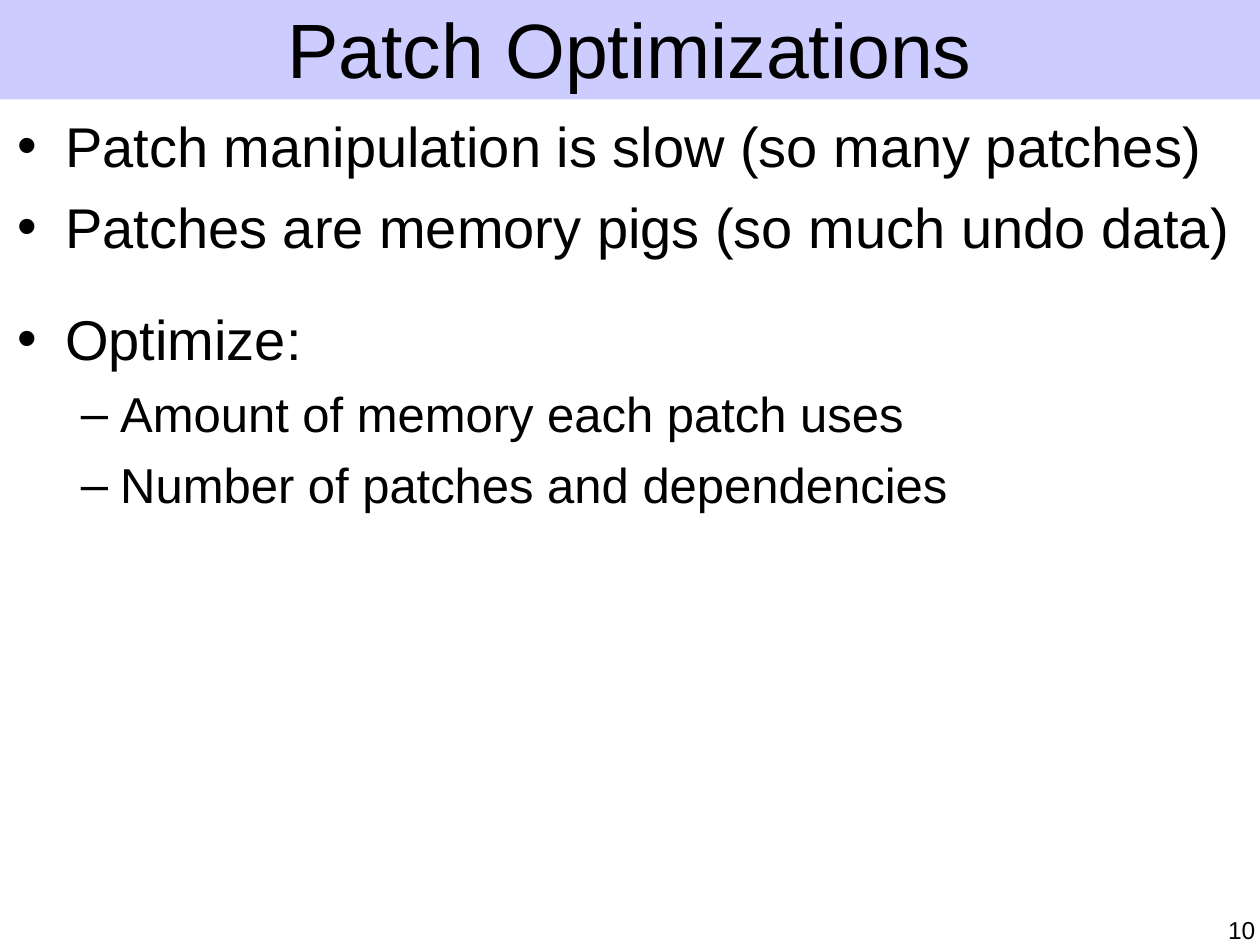
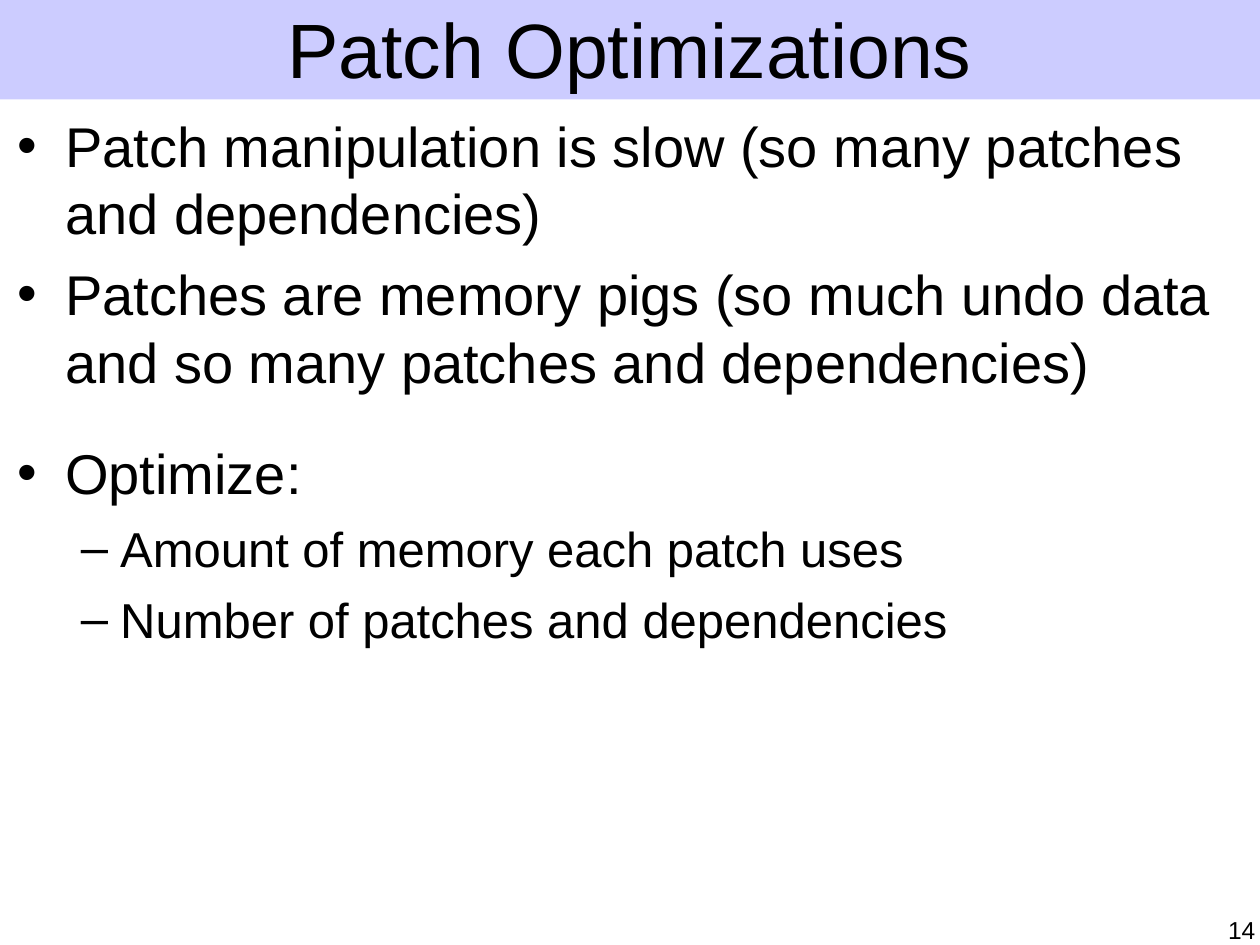
Before and after one commit to ucla-readable/fstitch-doc, a slide deck: slide 14 of sosp/pres.ppt (slide 10 before the commit). Drawn at 1260x945 pixels with LibreOffice and Linux fonts; fonts in the diff are those of the drawing. Boxes give left, top, right and bottom in pixels: in the first picture for what was removed or moved away, otherwise in the second. Text is boxed around its words. In the diff, an @@ line names an element or a change of style, - is before the commit and + after.

Commit message:
Checkpoint motivation and patches.

```diff
--- a/sosp/pres.ppt
+++ b/sosp/pres.ppt
@@ text at box(65, 126, 1210, 393): text changed @@
-• Patch manipulation is slow (so many patches)
-• Patches are memory pigs (so much undo data)
+• Patch manipulation is slow (so many patches and dependencies)
+• Patches are memory pigs (so much undo data and so many patches and dependencies)
@@ page number at box(1228, 922, 1255, 939): text changed @@
-10
+14
```
Also in this commit, not shown: 5 other slides changed, 5 slides added, 1 slide removed.
